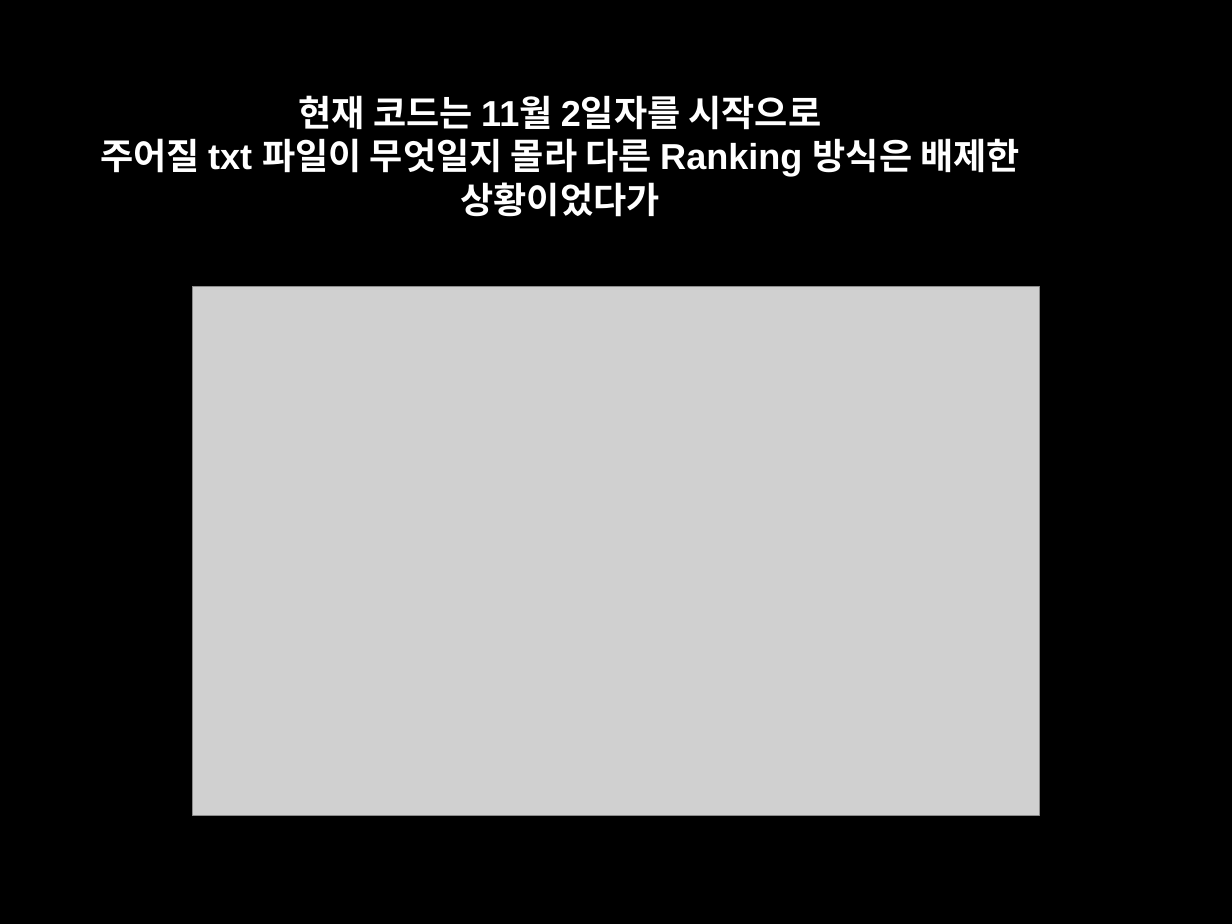
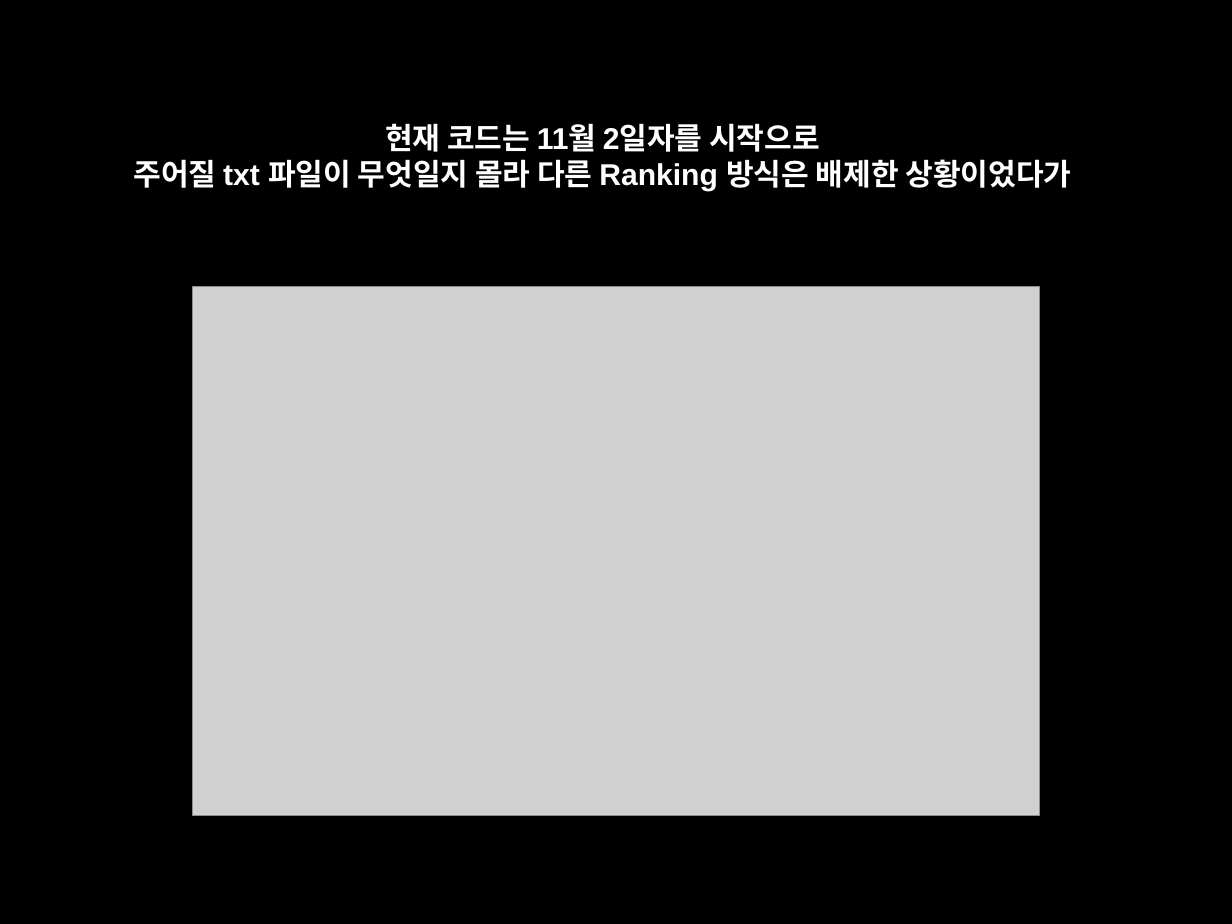
Before and after one commit to Jw-Bluayer/softwareprogramming, a slide deck: slide 42 of Implementation & evaluation 20172774 송정우.pptx (slide 17 before the commit). Drawn at 1232x924 pixels with LibreOffice and Linux fonts; fonts in the diff are those of the drawing; grey boxes stand for pictures. Boxes give left, top, right and bottom in pixels: in the first picture for what was removed or moved away, otherwise in the second. Text is boxed around its words. In the diff, an @@ line names an element or a change of style, - is before the commit and + after.

```diff
--- a/Implementation & evaluation 20172774 송정우.pptx
+++ b/Implementation & evaluation 20172774 송정우.pptx
@@ text "현재 코드는 11월 2일자를 시작으로": place and size @@
-text "현재 코드는 11월 2일자를 시작으로" at (100,95,1020,217)
+text "현재 코드는 11월 2일자를 시작으로" at (133,123,1072,191)
@@ text "현재 코드는 11월 2일자를 시작으로" at (133,123,1072,191): size 30 to 25 pt @@
```
Also in this commit, not shown: 3 other slides changed, 25 slides added, 1 other file.
